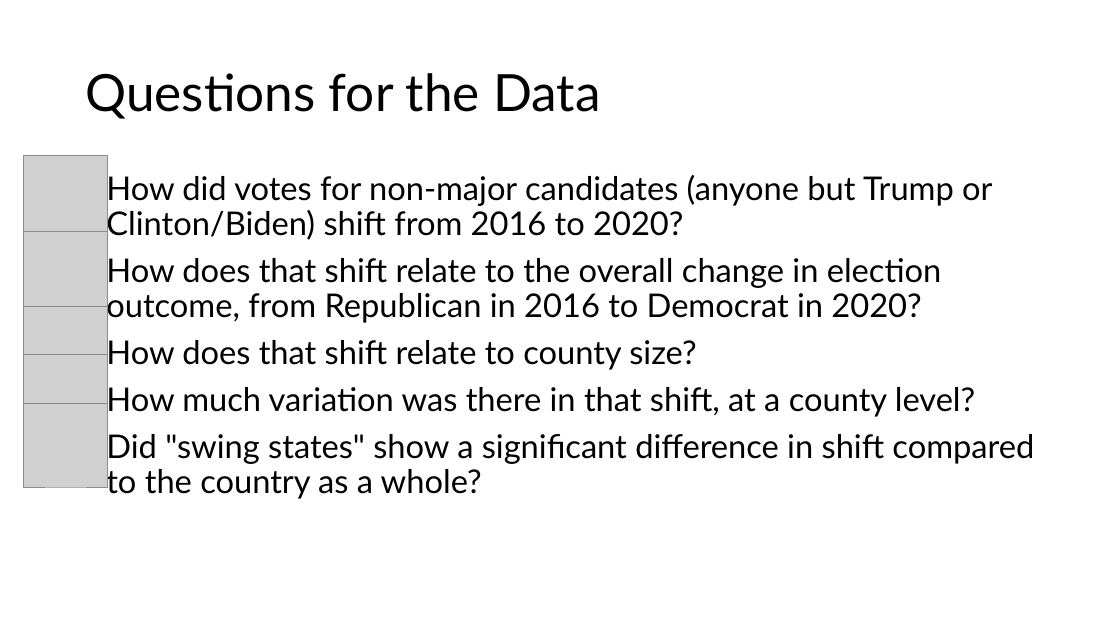
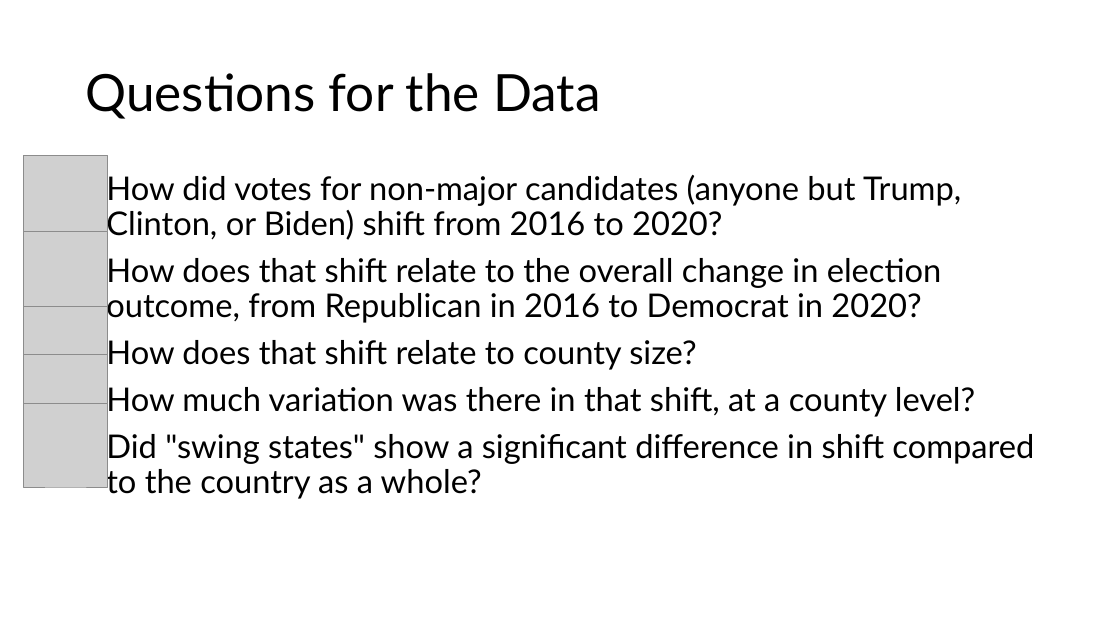
Before and after one commit to rmathena79/democracy, a slide deck: slide 2 of report.pptx. Drawn at 1120x630 pixels with LibreOffice and Linux fonts; fonts in the diff are those of the drawing; grey boxes stand for pictures. Boxes give left, top, right and bottom in pixels: in the first picture for what was removed or moved away, otherwise in the second. Text is boxed around its words. In the diff, an @@ line names an element or a change of style, - is before the commit and + after.

```diff
--- a/report.pptx
+++ b/report.pptx
@@ text at bbox=[106, 171, 961, 241]: text changed @@
-• How did votes for non-major candidates (anyone but Trump or Clinton/Biden) shift from 2016 to 2020?
+• How did votes for non-major candidates (anyone but Trump, Clinton, or Biden) shift from 2016 to 2020?
```
Also in this commit, not shown: 5 other slides changed, 1 other file.
